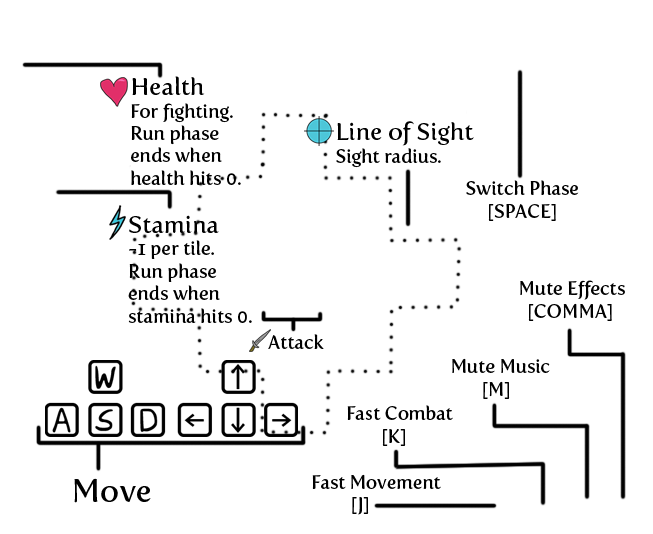
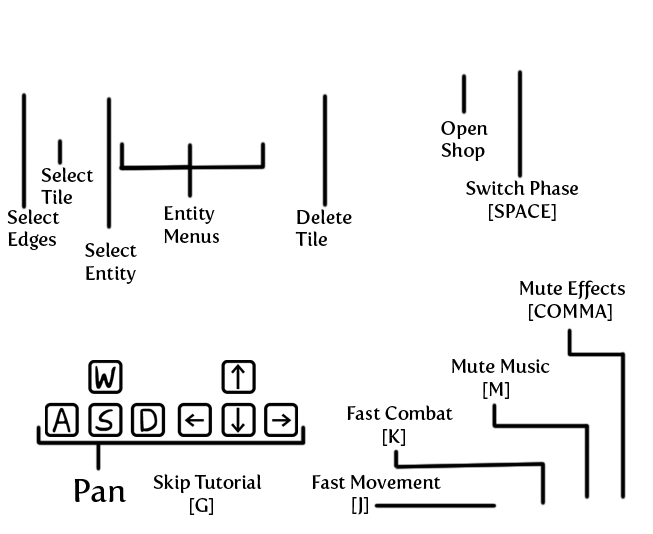
Layers edited between the first and the second w=653, h=534 image:
showed "Select Tile" over box(41, 167, 94, 204)
showed "Entity Menus" over box(164, 206, 219, 244)
showed "Select Entity" over box(85, 242, 137, 284)
hid "Stamina" over box(109, 205, 126, 240)
hid "Health" over box(100, 77, 128, 107)
hid "Attack" (1st of 2) over box(249, 329, 271, 352)
hid "Line of Sight Sight radius." over box(336, 121, 474, 168)
added layer "Skip Tutorial [G]" above "LoS" over box(153, 474, 262, 515)
hid "LoS" over box(304, 116, 411, 227)
showed "Open Shop" over box(441, 121, 488, 161)
showed "Delete Tile" over box(295, 209, 352, 246)
showed "Select Edges" over box(7, 209, 60, 251)
hid "Move" over box(74, 478, 151, 503)
showed "Pan" over box(74, 479, 127, 502)
hid "Health For fighting. Run phase ends when health hits 0." over box(131, 76, 241, 185)
hid "Stamina -1 per tile. Run phase ends when stamina hits 0." over box(128, 215, 252, 323)
hid "Attack" (2nd of 2) over box(268, 334, 324, 349)
hid "LoS Sights" over box(130, 112, 462, 436)
hid "Run Lines" over box(22, 62, 488, 509)
showed "Build Lines" over box(21, 69, 488, 509)
